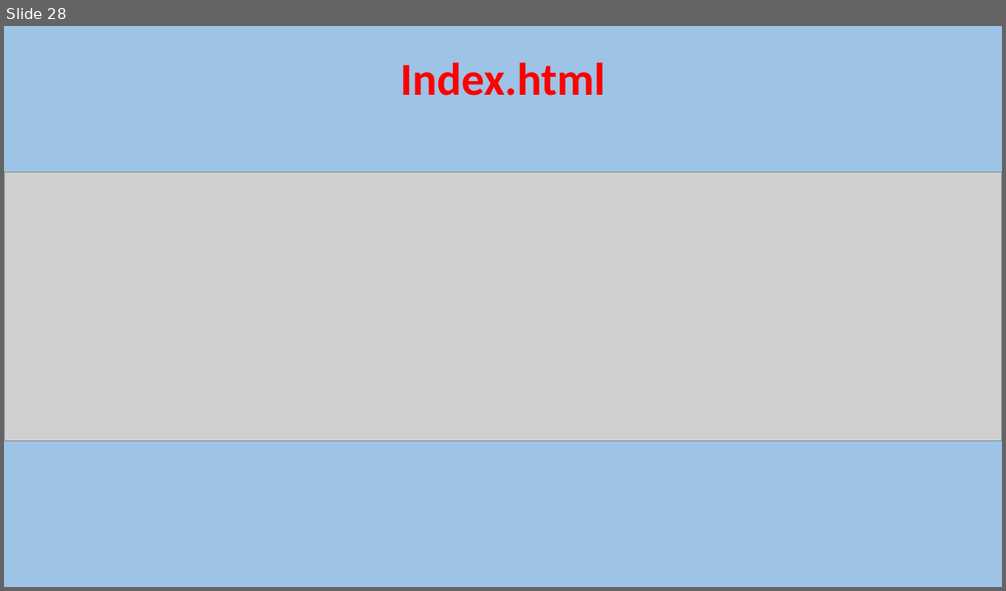
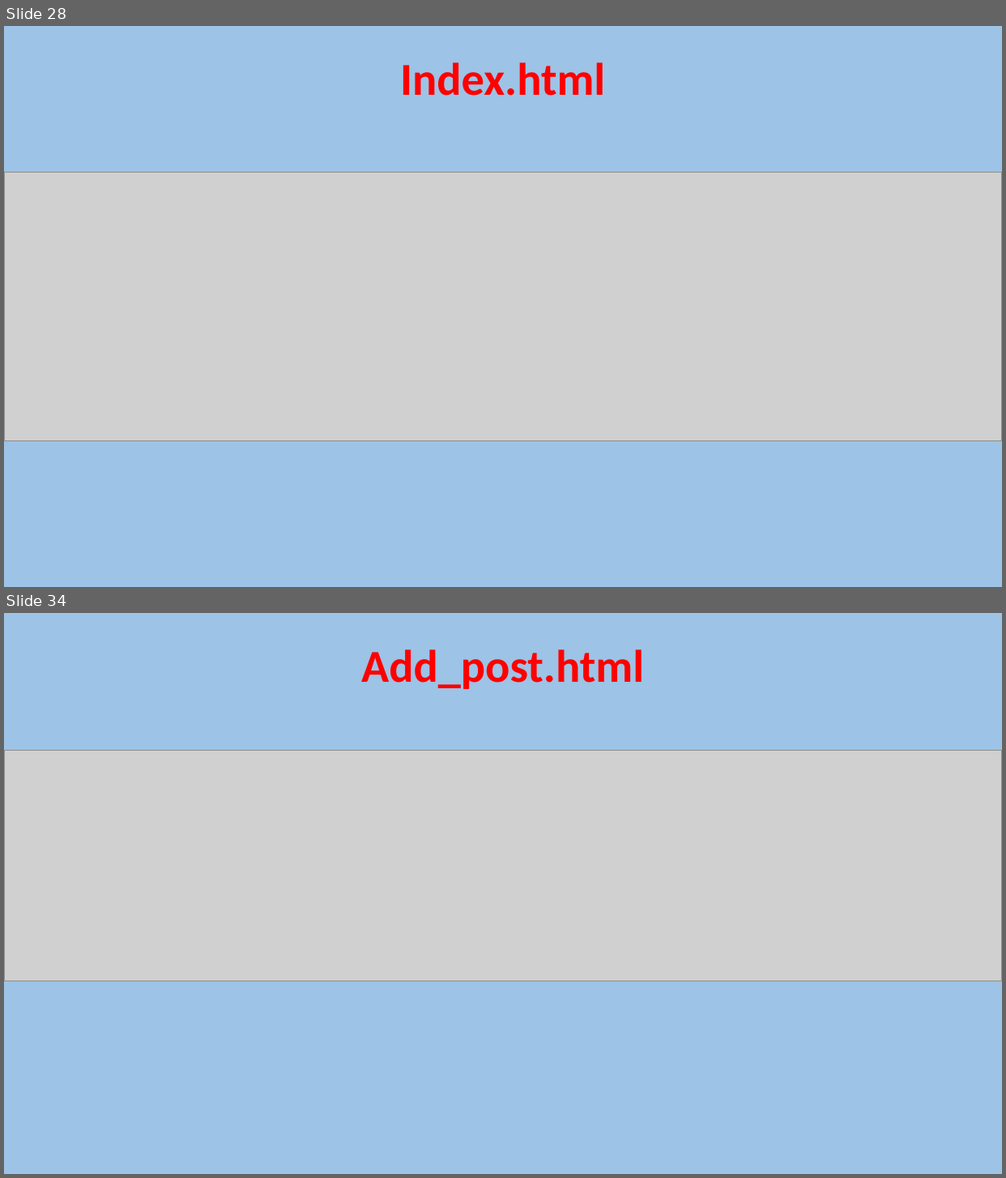
Before and after one commit to GloireDianzenza/ProjetFinal, a slide deck: documentation/Dossier Projet/Projet Slides.pptx. Shown one above the other, each under a label of ours: slide 28 before the commit, slides 28 and 34 after it; the slides between them are not shown. The pictures are 1006x591 and 1006x1178 pixels, drawn with LibreOffice and Linux fonts; fonts in the diff are those of the drawing; grey boxes stand for pictures. Boxes give left, top, right and bottom in pixels: in the first picture for what was removed or moved away, otherwise in the second. Text is boxed around its words. In the diff, an @@ line names an element or a change of style, - is before the commit and + after.

```diff
--- a/documentation/Dossier Projet/Projet Slides.pptx
+++ b/documentation/Dossier Projet/Projet Slides.pptx
@@ slide 34 added at (4, 613, 1002, 1174), background #9DC3E6 @@
@@ title added at (361, 649, 644, 689), 44 pt, text #FF0000, bold @@
+Add_post.html
@@ picture added at (4, 750, 1002, 982) @@
```
Also in this commit, not shown: 15 other slides added, 2 other files.
